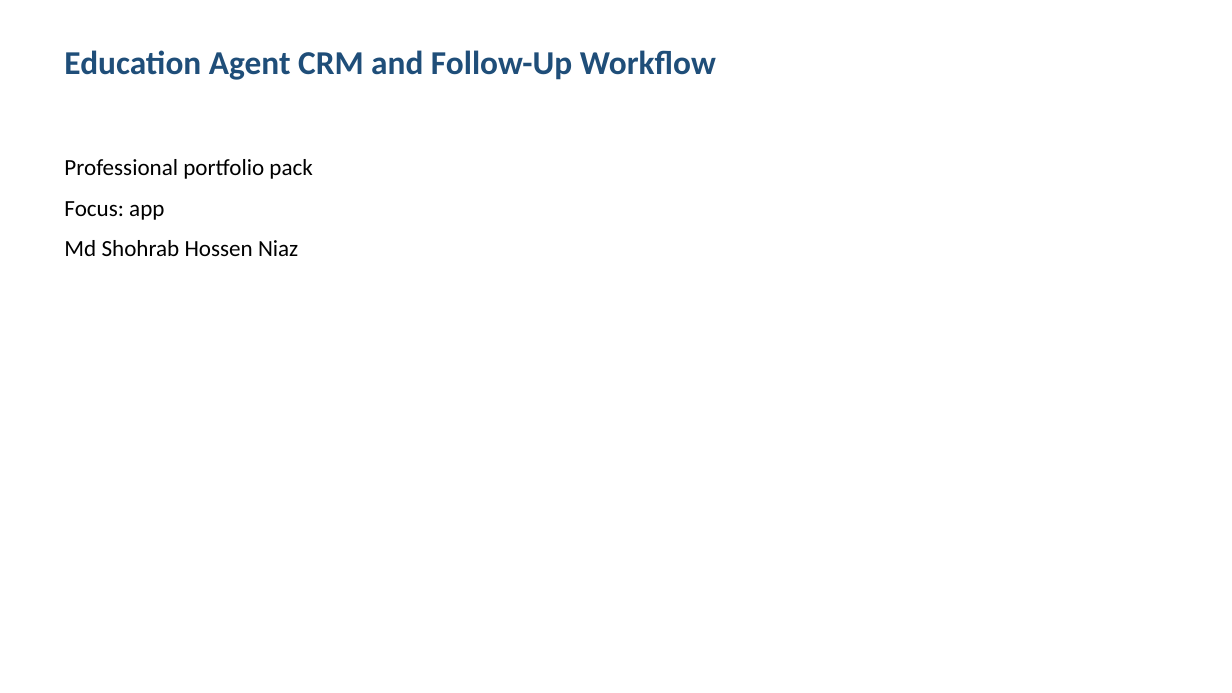
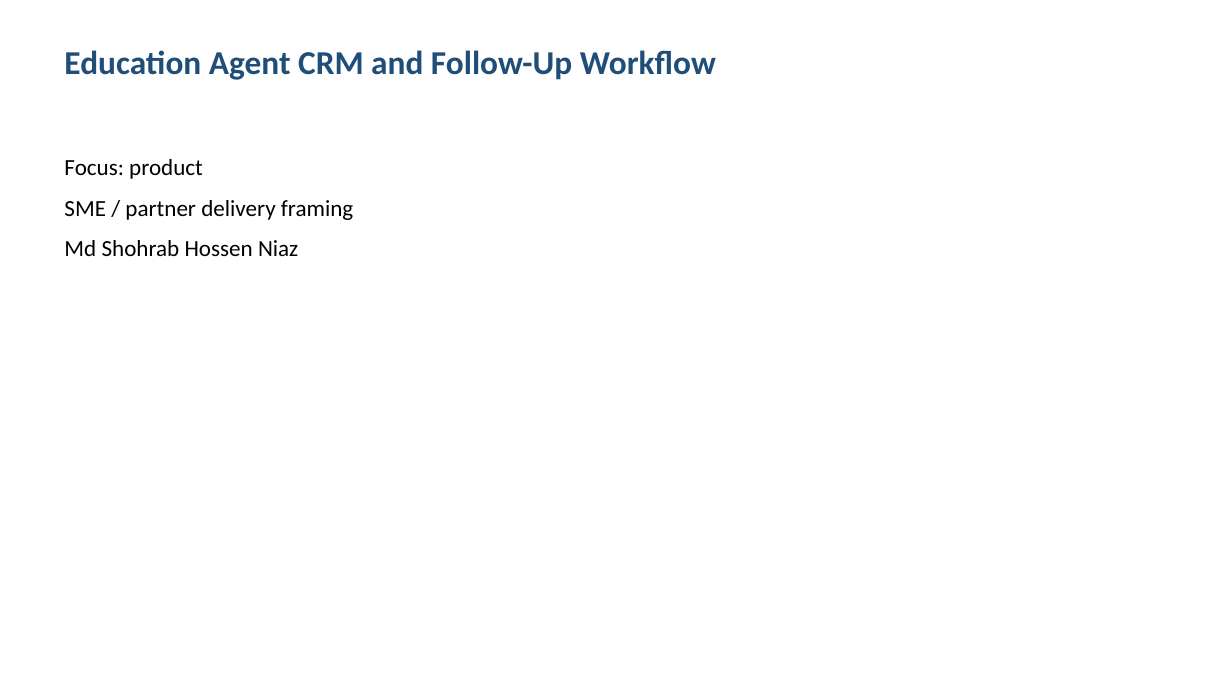
Before and after one commit to shohrabniaz/education-agent-crm-and-follow-up-workflow, a slide deck: slide 1 of Final_Submission/02_Presentation.pptx. Drawn at 1232x693 pixels with LibreOffice and Linux fonts; fonts in the diff are those of the drawing. Boxes give left, top, right and bottom in pixels: in the first picture for what was removed or moved away, otherwise in the second. Text is boxed around its words. In the diff, an @@ line names an element or a change of style, - is before the commit and + after.

Commit message:
Polish portfolio pack for professional showcase readiness.

```diff
--- a/Final_Submission/02_Presentation.pptx
+++ b/Final_Submission/02_Presentation.pptx
@@ text at [64,159,353,220]: text changed @@
-Professional portfolio pack
-Focus: app
+Focus: product
+SME / partner delivery framing
```
Also in this commit, not shown: 2 other slides changed, 1 slide added, 1 slide removed, 12 other files.
